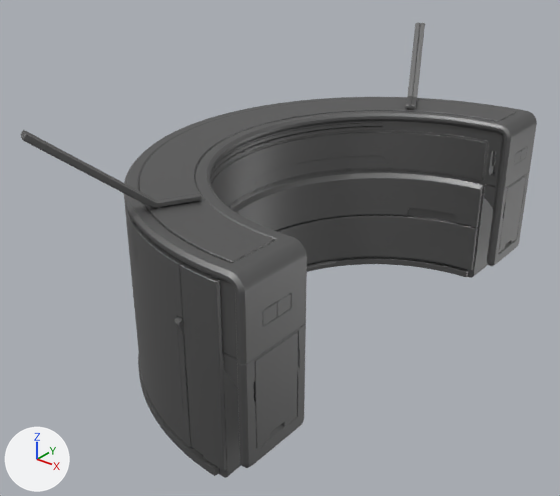
What one commit did to the glTF model BJS Editor/assets/meshes/ship/terminalDesk.glb.
One viewpoint serves both versions: a 50 mm camera at (1.67, -3.03, 2.4) aimed at (-0.67, -0.1, 0.58). Lighting does not change. The marker at lower left points along +X, +Y and +Z. Where no turn or scale is listed for an object, it has been applied to the vertices.

The scene before the commit, as lines of its bpy script (objects in view):
```python
me_sm_terminal_a = bpy.data.meshes.new('SM_Terminal_A')
me_sm_terminal_a.from_pydata(...)  # 18350 vertices, 36156 faces; spans x -1.3..0.12, y -1.48..1.48, z 0.19..1.54
# faces by material slot: [7646, 18652, 1740, 8, 240, 6290, 1580]
me_sm_terminal_a.materials.append(mat_mi_trims_c_lightgray)  # grey #808080
me_sm_terminal_a.materials.append(mat_mi_trims_c_light)  # grey #808080
me_sm_terminal_a.materials.append(mat_mi_trims_c_dark)  # grey #808080
me_sm_terminal_a.materials.append(mat_mi_light_orange)  # orange #ff5b00
me_sm_terminal_a.materials.append(mat_mi_trims_c_darkgray)  # grey #808080
me_sm_terminal_a.materials.append(mat_mi_trims_c_black)  # grey #808080
me_sm_terminal_a.materials.append(mat_mi_lights_a)  # grey #808080
ob_sm_terminal_a = bpy.data.objects.new('SM_Terminal_A', me_sm_terminal_a)
ob_sm_terminal_a.location = (0.0, 0.0, 0.0)
```
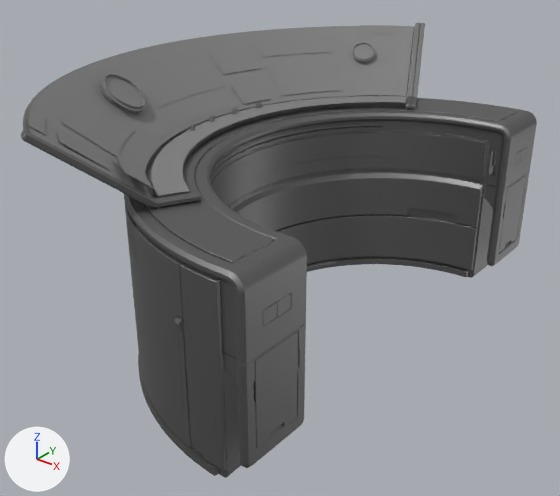
The newer file is also rescaled (x10.0) as a whole; pictures and numbers use the older file's frame.

Boxes [x1, y1, x2, y2] around the edits, measured in the pictures (560 x 496 px):
'SM_Terminal_A_UI', added: after [23, 25, 415, 198]
    faces in mat_mi_terminal_a_ui_1 (grey #808080): [23, 25, 415, 198]
    faces in mat_mi_terminal_a_ui_trimb (grey #808080): [166, 94, 238, 127]
    faces in mat_mi_terminal_a_ui_trim_pan (grey #808080): [100, 43, 374, 113]
    faces in mat_mi_terminal_a_ui_1b (grey #808080): [27, 38, 413, 197]

Diff of the bpy script that builds the scene:
```diff
--- a/BJS Editor/assets/meshes/ship/terminalDesk.glb.py
+++ b/BJS Editor/assets/meshes/ship/terminalDesk.glb.py
@@ mat_mi_terminal_a_ui_trim @@
+mat_mi_terminal_a_ui_trim = principled_material('MI_Terminal_A_UI_Trim')
+mat_mi_terminal_a_ui_trim.base_color = (0.216, 0.216, 0.216)  # grey #808080
+mat_mi_terminal_a_ui_trim.roughness = 0.553
@@ mat_mi_terminal_a_ui_trimb @@
+mat_mi_terminal_a_ui_trimb = principled_material('MI_Terminal_A_UI_TrimB')
+mat_mi_terminal_a_ui_trimb.base_color = (0.216, 0.216, 0.216)  # grey #808080
+mat_mi_terminal_a_ui_trimb.roughness = 0.553
@@ mat_mi_terminal_a_ui_trim_pan @@
+mat_mi_terminal_a_ui_trim_pan = principled_material('MI_Terminal_A_UI_Trim_Pan')
+mat_mi_terminal_a_ui_trim_pan.base_color = (0.216, 0.216, 0.216)  # grey #808080
+mat_mi_terminal_a_ui_trim_pan.roughness = 0.553
@@ mat_mi_terminal_a_ui_1 @@
+mat_mi_terminal_a_ui_1 = principled_material('MI_Terminal_A_UI_1')
+mat_mi_terminal_a_ui_1.base_color = (0.216, 0.216, 0.216)  # grey #808080
+mat_mi_terminal_a_ui_1.roughness = 0.553
@@ mat_mi_terminal_a_ui_1b @@
+mat_mi_terminal_a_ui_1b = principled_material('MI_Terminal_A_UI_1B')
+mat_mi_terminal_a_ui_1b.base_color = (0.216, 0.216, 0.216)  # grey #808080
+mat_mi_terminal_a_ui_1b.roughness = 0.553
@@ me_sm_terminal_a_ui @@
+me_sm_terminal_a_ui.from_pydata(...)  # 3612 vertices, 3624 faces; spans x -1.65..-0.52, y -1.44..1.44, z 1.17..1.52
+# faces by material slot: [1106, 1920, 338, 130, 130]
+me_sm_terminal_a_ui.materials.append(mat_mi_terminal_a_ui_1)  # grey #808080
+me_sm_terminal_a_ui.materials.append(mat_mi_terminal_a_ui_trim_pan)  # grey #808080
+me_sm_terminal_a_ui.materials.append(mat_mi_terminal_a_ui_1b)  # grey #808080
+me_sm_terminal_a_ui.materials.append(mat_mi_terminal_a_ui_trimb)  # grey #808080
+me_sm_terminal_a_ui.materials.append(mat_mi_terminal_a_ui_trim)  # grey #808080
@@ ob_sm_terminal_a_ui @@
+ob_sm_terminal_a_ui = bpy.data.objects.new('SM_Terminal_A_UI', me_sm_terminal_a_ui)
+ob_sm_terminal_a_ui.location = (0.0, 0.0, 0.0)
```
